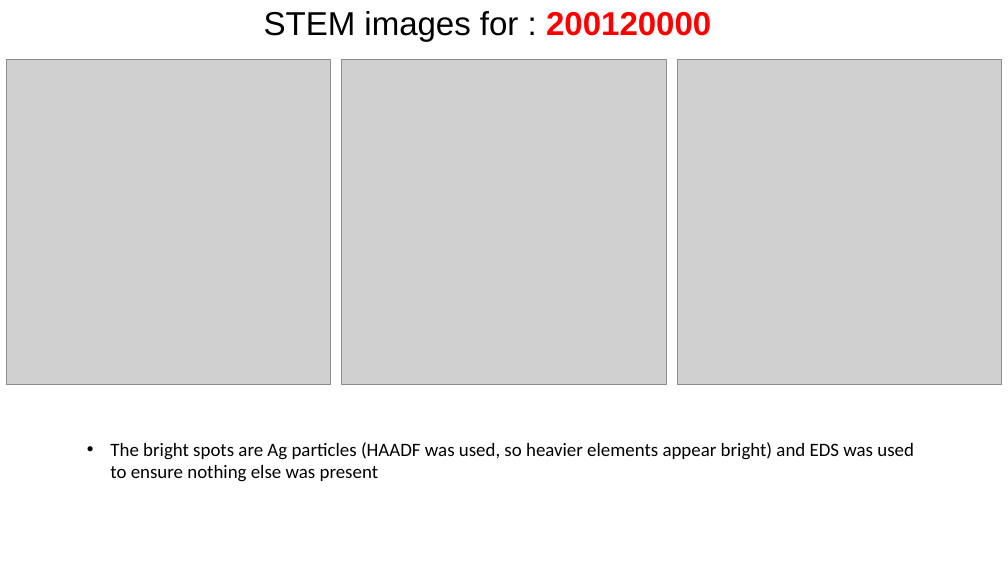
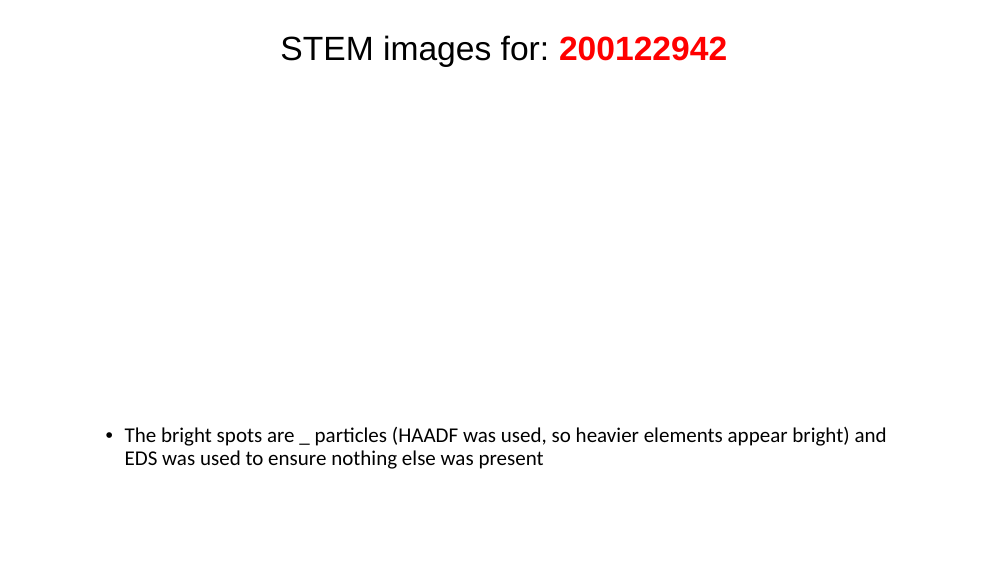
Before and after one commit to cvrl10/mini_project, a slide deck: slide 5 of 100040000/_100040000.pptx (slide 6 before the commit). Drawn at 1008x567 pixels with LibreOffice and Linux fonts; fonts in the diff are those of the drawing; grey boxes stand for pictures. Boxes give left, top, right and bottom in pixels: in the first picture for what was removed or moved away, otherwise in the second. Text is boxed around its words. In the diff, an @@ line names an element or a change of style, - is before the commit and + after.

```diff
--- a/100040000/_100040000.pptx
+++ b/100040000/_100040000.pptx
@@ title at (x1=280, y1=35, x2=727, y2=67): text changed; size 31.5 to 32 pt @@
-STEM images for : 200120000
+STEM images for: 200122942
@@ picture removed at (x1=6, y1=60, x2=330, y2=384) @@
@@ picture removed at (x1=342, y1=60, x2=666, y2=384) @@
@@ picture removed at (x1=678, y1=60, x2=1002, y2=384) @@
@@ text at (x1=125, y1=427, x2=887, y2=469): text changed; size 18 to 20 pt @@
-• The bright spots are Ag particles (HAADF was used, so heavier elements appear bright) and EDS was used to ensure nothing else was present
+• The bright spots are _ particles (HAADF was used, so heavier elements appear bright) and EDS was used to ensure nothing else was present
```
Also in this commit, not shown: 3 other slides changed, 1 slide added, 6 slides removed, 11 other files.
